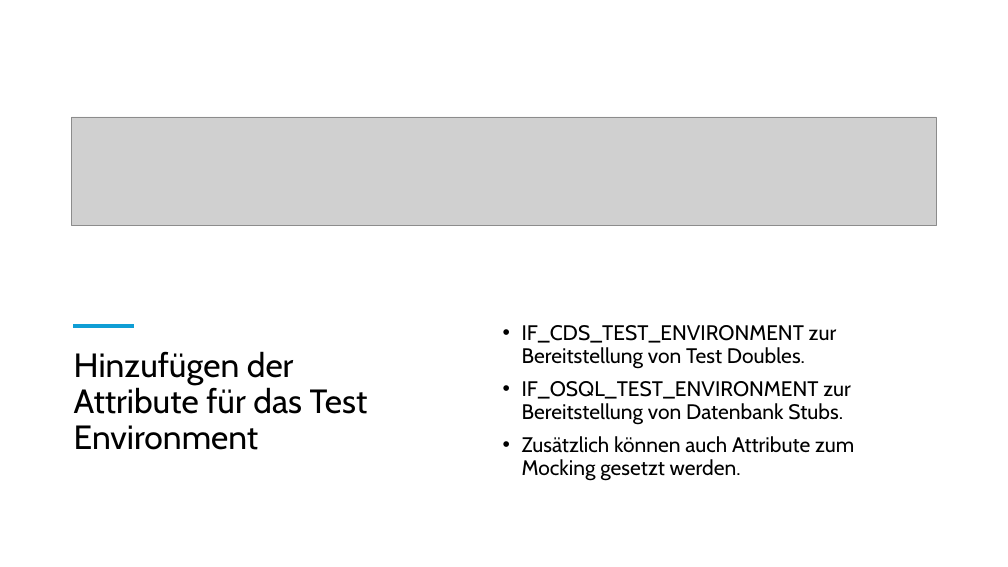
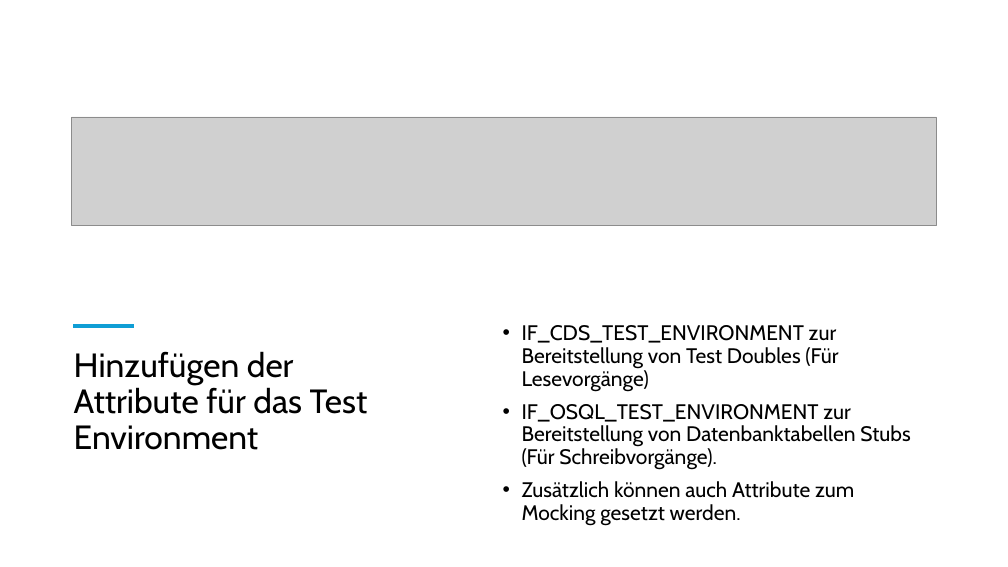
Before and after one commit to MatLange/Schulung, a slide deck: slide 12 of RAP Presentationen/Tag5.1 - RAP_UNIT_TEST_DE.pptx (slide 9 before the commit). Drawn at 1008x567 pixels with LibreOffice and Linux fonts; fonts in the diff are those of the drawing; grey boxes stand for pictures. Boxes give left, top, right and bottom in pixels: in the first picture for what was removed or moved away, otherwise in the second. Text is boxed around its words. In the diff, an @@ line names an element or a change of style, - is before the commit and + after.

```diff
--- a/RAP Presentationen/Tag5.1 - RAP_UNIT_TEST_DE.pptx
+++ b/RAP Presentationen/Tag5.1 - RAP_UNIT_TEST_DE.pptx
@@ text at bbox=[522, 325, 910, 470]: text changed @@
-• IF_CDS_TEST_ENVIRONMENT zur Bereitstellung von Test Doubles.
-• IF_OSQL_TEST_ENVIRONMENT zur Bereitstellung von Datenbank Stubs.
+• IF_CDS_TEST_ENVIRONMENT zur Bereitstellung von Test Doubles (Für Lesevorgänge)
+• IF_OSQL_TEST_ENVIRONMENT zur Bereitstellung von Datenbanktabellen Stubs (Für Schreibvorgänge).
```
Also in this commit, not shown: 5 other slides changed, 4 slides added, 1 other file.
